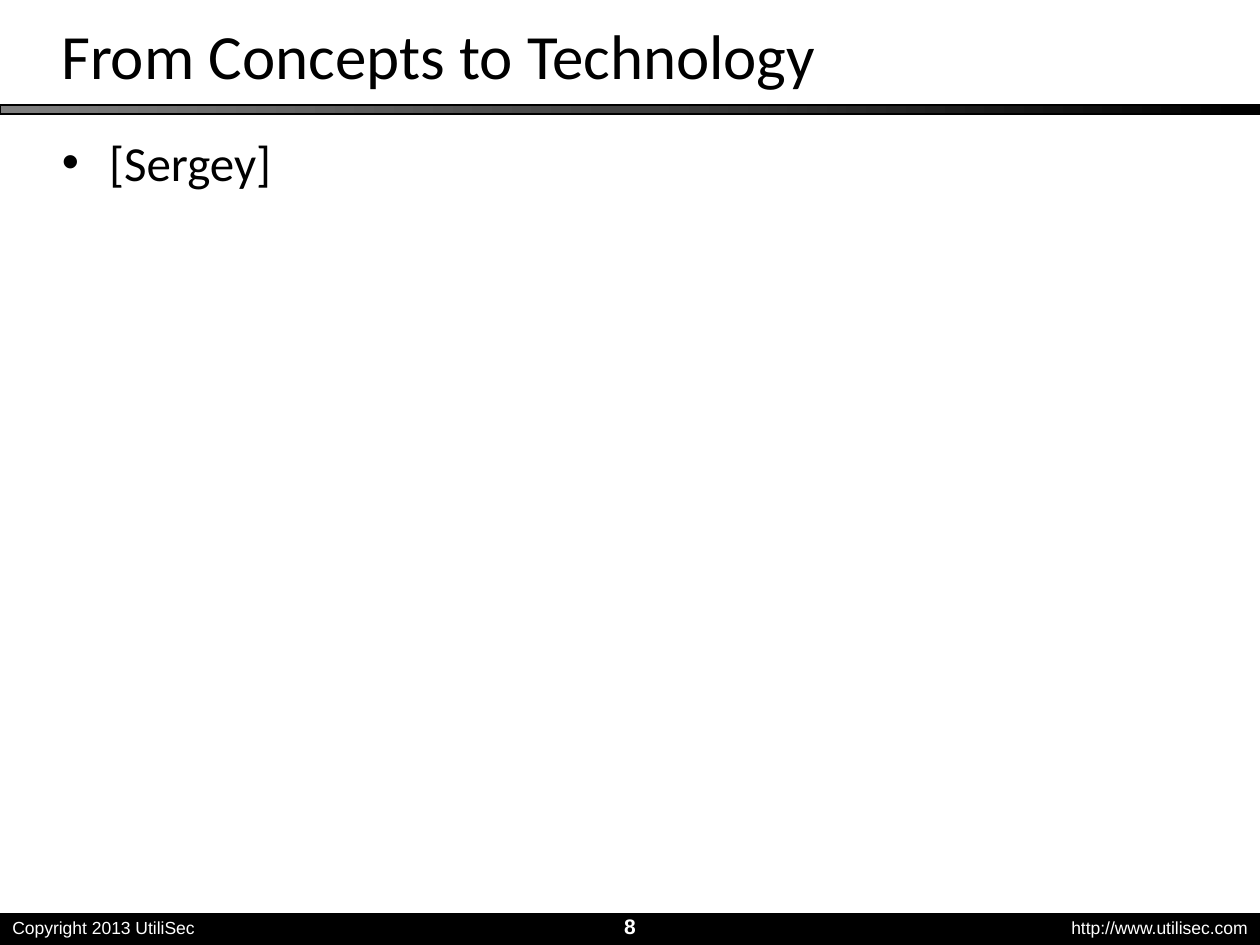
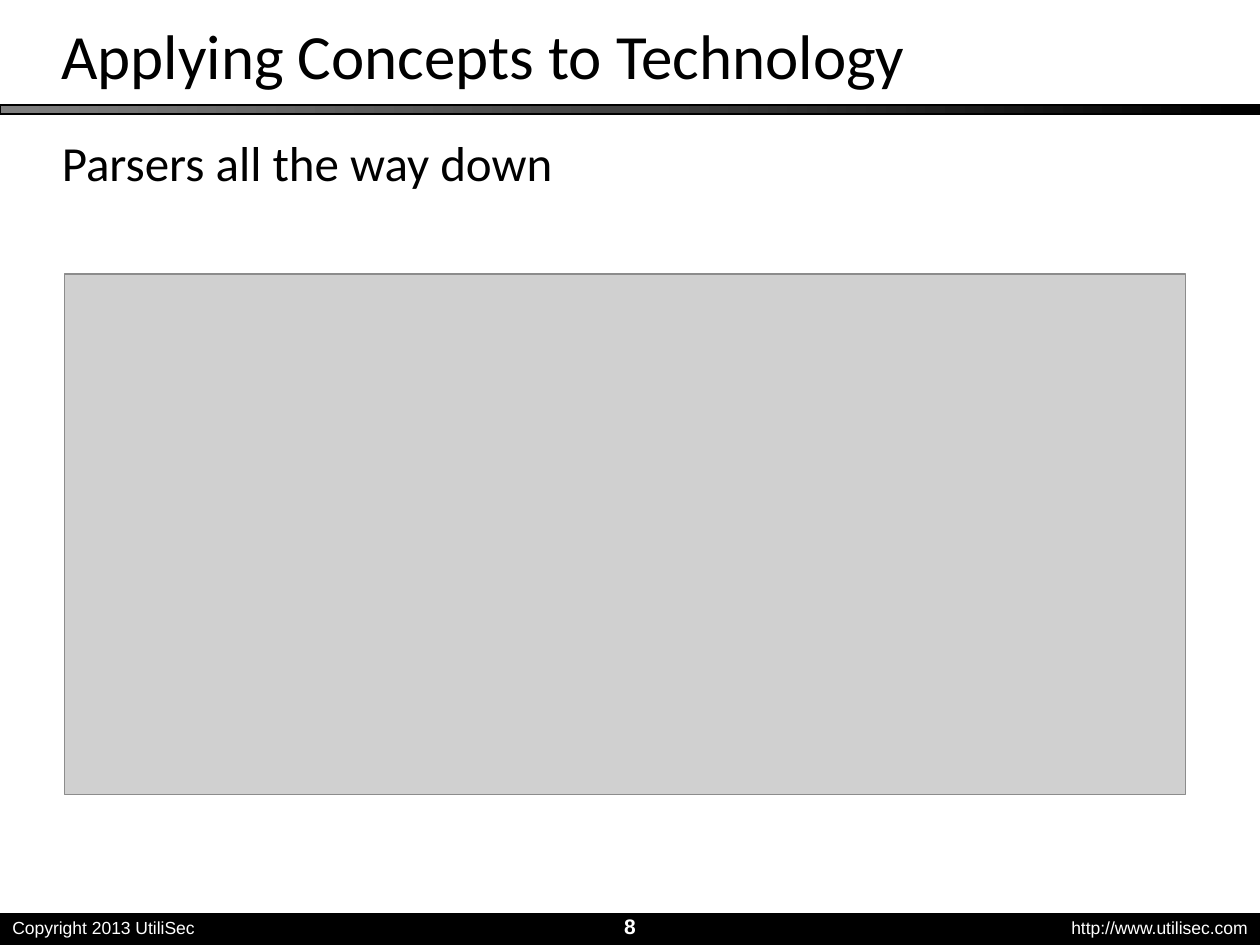
Before and after one commit to utilisec/StateMachineTools, a slide deck: slide 8 of Taken Out of Context - S4 2014.pptx. Drawn at 1260x945 pixels with LibreOffice and Linux fonts; fonts in the diff are those of the drawing; grey boxes stand for pictures; background and template pictures are left out. Boxes give left, top, right and bottom in pixels: in the first picture for what was removed or moved away, otherwise in the second. Text is boxed around its words. In the diff, an @@ line names an element or a change of style, - is before the commit and + after.

Commit message:
Sergey content additions

```diff
--- a/Taken Out of Context - S4 2014.pptx
+++ b/Taken Out of Context - S4 2014.pptx
@@ title at (61,35,904,90): text changed @@
-From Concepts to Technology
+Applying Concepts to Technology
@@ text at (62,147,552,189): text changed @@
-• [Sergey]
+Parsers all the way down
@@ picture added at (64,275,1186,795) @@
```
Also in this commit, not shown: 2 slides added, 1 slide removed.
